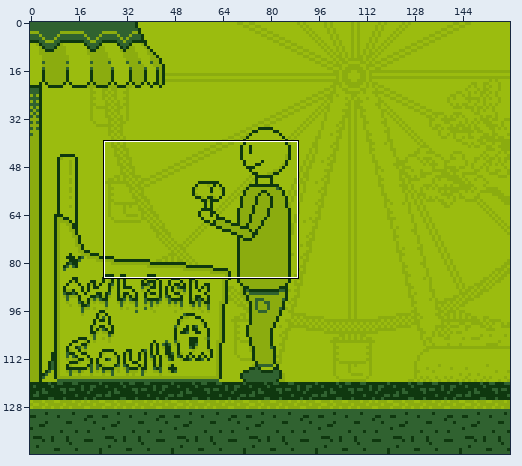
Pixel-art file: gfx/whack-a-soul/Whack a soul background.aseprite. The picture above shows the old version from afar; the outline marks the close-up.
Close-up. Before the commit:
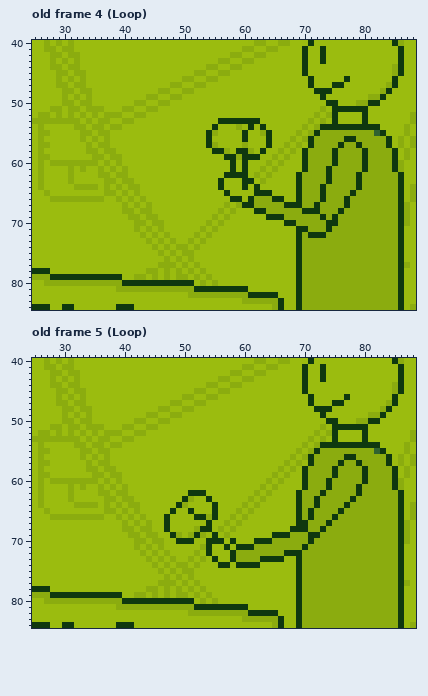
160x144 pixels, 9 frames. Shown: old frame 4 (Loop): x 25..88, y 40..84; old frame 5 (Loop): x 25..88, y 40..84. The commit also changed other frames or places, which this record leaves out.
After the commit:
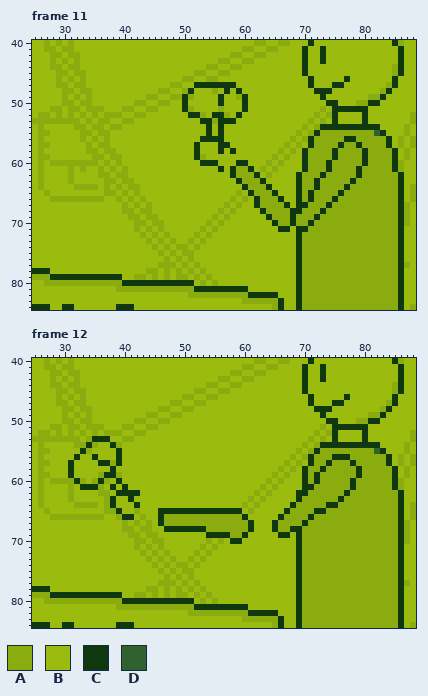
Palette (. is transparent): A #8bac0f  B #9bbc0f  C #0f380f  D #306230
A new or re-ordered frame is compared with the old frame closest to it.
From the commit log: added an animation and fixed timings -Added long reaching hit -modified timing to fit with 60 fps constraints as best as I could with aseprites' millisecond system.
Changes in this commit:
frames 9 -> 19
Frame 11 is new; against old frame 4 (Loop):
y 47: x 52..58 AABBBBB -> CCCCCCC
y 48: x 51 A -> C; x 55 B -> A; x 57 B -> C; x 59 B -> C
y 49: x 50..51 BB -> CA; x 56 B -> C; x 59..60 BB -> AC
y 50: x 50 B -> C; x 56 B -> C; x 60 B -> C
y 51: x 50..51 BB -> CA; x 56 B -> A; x 60 B -> C
y 52: x 51..53 BBB -> CCA; x 55..57 BBB -> CCA; x 59 B -> C
y 53: x 53..55 BBB -> CCA; x 59..62 CCCC -> BBBB
y 54: x 54..56 BCB -> CBC; x 59 A -> B; x 61 C -> B; x 63 C -> B
y 55: x 55..56 AB -> BC; x 60 C -> B; x 63..64 AC -> BB
y 56: x 53 B -> C; x 55..56 BB -> CC; x 60 C -> B; x 64 C -> B
y 57: x 52 B -> C; x 54..57 CABB -> BBCC; x 60 A -> B; x 64 C -> B
y 58: x 52 B -> C; x 55 C -> B; x 57..61 ABCCA -> BCBBB; x 63 C -> B
y 59: x 52..53 BB -> CA; x 57..62 CCACCC -> BBBBBB
y 60: x 53..55 BBB -> CCC; x 58..59 CB -> BC; x 74..75 AC -> CA
y 61: x 56 B -> C; x 59..61 BCB -> AAC; x 79..80 AC -> CA
y 62: x 57 C -> B; x 59..62 CCBA -> AAAC; x 73..74 AC -> CA
y 63: x 56 C -> B; x 59..63 BCCBA -> CAAAC; x 72 A -> C; x 74 C -> A; x 78..79 AC -> CA
y 64: x 56 C -> B; x 61..64 BCBB -> AAAC; x 72..73 AC -> CA; x 77 A -> C; x 79 C -> A
y 65: x 57 C -> B; x 59 B -> A; x 61..65 BCCCB -> CAAAC; x 71 A -> C; x 73 C -> A; x 76 A -> C; x 78 C -> A
y 66: x 58..62 CCBCA -> ABABC; x 65 C -> A; x 71 A -> C; x 73 C -> A; x 75 A -> C; x 77 C -> A
y 67: x 60..62 CCA -> BBC; x 68 C -> B; x 70 A -> C; x 72 C -> A; x 74 A -> C; x 77 C -> A
y 68: x 62 C -> B; x 68..73 AACCCA -> CCAAAC; x 76 C -> A
y 69: x 65..66 CC -> AA; x 68 A -> C; x 72..73 AC -> CA; x 75 C -> A
y 70: x 65..67 BBC -> CAA; x 71 A -> C; x 74..75 CC -> AA
y 71: x 66..67 BB -> CC; x 74 C -> A
y 72: x 71..73 CCC -> AAA
Frame 12 is new; against old frame 5 (Loop):
y 53: x 35..37 BAA -> CCC
y 54: x 34 B -> C; x 36 A -> B; x 38 A -> C
y 55: x 33 A -> C; x 36..37 AA -> BB; x 39 B -> C
y 56: x 32..33 BA -> CB; x 35 A -> C; x 37 A -> B; x 39 B -> C; x 75..76 AA -> CC; x 78 C -> A
y 57: x 31 B -> C; x 34 A -> B; x 36..39 AABB -> CCAC; x 74 A -> C; x 76 C -> A; x 78..79 AC -> CA
y 58: x 31 B -> C; x 34..35 AA -> BB; x 37..38 AA -> BC; x 73 A -> C; x 75 C -> A; x 79..80 AC -> CA
y 59: x 31 B -> C; x 35 A -> B; x 37..38 BA -> CC; x 72 A -> C; x 75 C -> A; x 79..80 AC -> CA
y 60: x 32 A -> C; x 34 A -> B; x 36 B -> C; x 39 A -> C; x 72 A -> C; x 74 C -> A; x 78 A -> C; x 80 C -> A
y 61: x 33..35 ABB -> CCC; x 38 A -> C; x 40 A -> C; x 71 A -> C; x 74 C -> A; x 78..79 AC -> CA
y 62: x 39..42 AABB -> CCCC; x 51..53 CCC -> BBB; x 70 A -> C; x 73 C -> A; x 77 A -> C; x 79 C -> A
y 63: x 38 A -> C; x 40..41 AA -> BC; x 50..51 CA -> BB; x 54 C -> B; x 72 C -> A; x 76 A -> C; x 78 C -> A
y 64: x 38..39 BA -> CB; x 41..42 AA -> BC; x 49..50 CA -> BB; x 55 C -> B; x 68..69 BC -> CA; x 72 C -> A; x 74..75 AA -> CC; x 77 C -> A
y 65: x 39..40 BA -> CB; x 46..47 BB -> CC; x 49..50 BB -> CC; x 52..54 BBB -> CCC; x 56..59 BBBA -> CCCC; x 67..69 BBC -> CAA; x 71..73 CAA -> ACC; x 76 C -> A
y 66: x 40..41 BA -> CC; x 46..53 BCBBBBCC -> CAAAAAAA; x 55..57 CBB -> AAA; x 59..60 BA -> AC; x 66..69 BBBC -> CAAA; x 75 C -> A
y 67: x 46..56 BCBBBBBBCBB -> CAAAAAAAAAA; x 58 B -> A; x 60..61 BB -> AC; x 65..69 BBBBC -> CAAAA; x 74 C -> A
y 68: x 48..52 BBBBA -> CCCCC; x 54..55 CB -> AA; x 57 B -> A; x 59..61 BBB -> AAC; x 65..67 BBB -> CAA; x 70 C -> A; x 73 C -> A
y 69: x 48..49 CA -> BB; x 51..54 ACAB -> BBBC; x 56..60 BABBB -> CCAAC; x 65 C -> B; x 68..69 AA -> BC; x 71..72 CC -> AA
y 70: x 49..51 CCC -> BBB; x 54..56 CCC -> ABA; x 59 B -> C; x 62..69 CCCAAAAA -> BBBBBBBC; x 71 C -> A
y 71: x 54..55 CB -> BA; x 57 C -> B; x 59..70 CCCAAAAAAAAC -> BBBBBBBBBBCA
y 72: x 54 C -> A; x 58..68 CAAAAAAAACC -> BBBBBBBBBBB
y 73: x 55 C -> B; x 58..66 CAAAACCCC -> BBBBBBBBB
y 74: x 56..57 CC -> BB; x 59..62 CCCC -> BBBB
Changed places in both close-ups, as pixel boxes (x1, y1, x2, y2):
changed: (182, 82, 368, 238)
changed: (68, 436, 140, 520)
changed: (158, 454, 368, 568)
